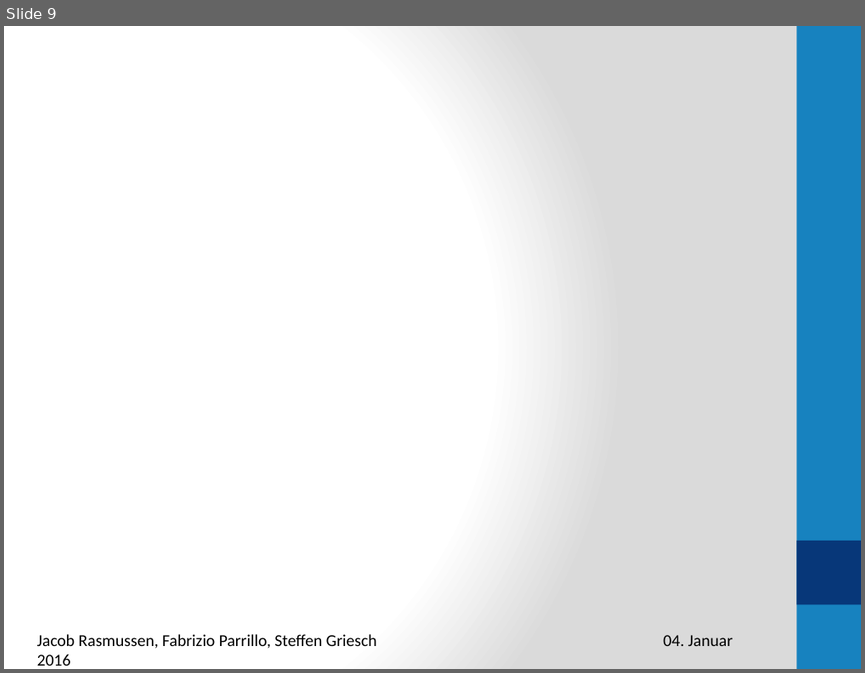
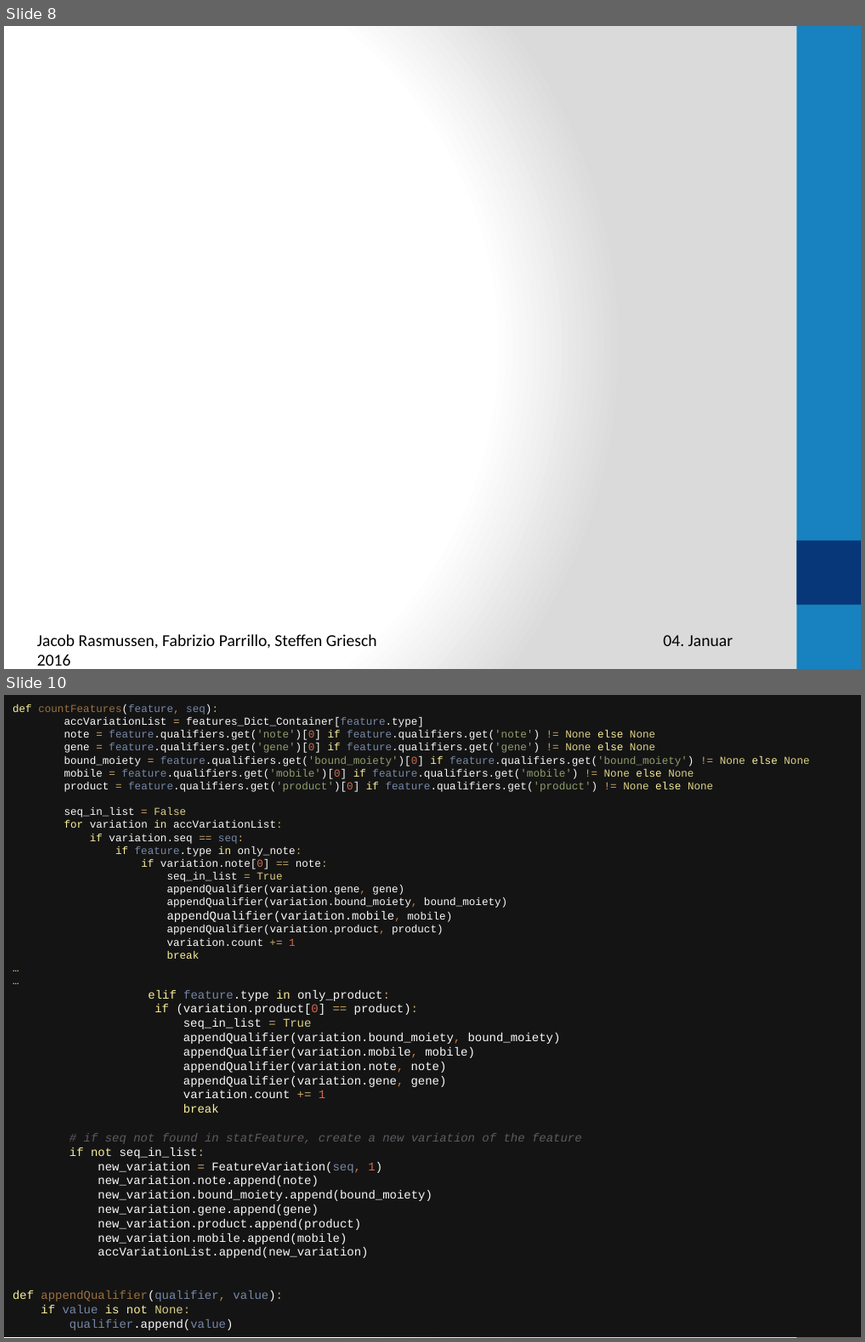
Before and after one commit to rasmussenj/PlasmidSequences, a slide deck: Präsentation1.pptx. Shown one above the other, each under a label of ours: slide 9 before the commit, slides 8 and 10 after it; the slides between them are not shown. The pictures are 865x673 and 865x1342 pixels, drawn with LibreOffice and Linux fonts; fonts in the diff are those of the drawing. Boxes give left, top, right and bottom in pixels: in the first picture for what was removed or moved away, otherwise in the second. Text is boxed around its words. In the diff, an @@ line names an element or a change of style, - is before the commit and + after.

```diff
--- a/Präsentation1.pptx
+++ b/Präsentation1.pptx
@@ slide 10 added at (4,695,861,1338), background gradient #FFFFFF to #DADADA; not listed: 2 template elements that a slide beside it also shows @@
@@ rectangle added at (4,695,861,1337), fill #141414, 9 pt, text #F8F8F8 @@
+def countFeatures(feature, seq):
+accVariationList = features_Dict_Container[feature.type]
+note = feature.qualifiers.get('note')[0] if feature.qualifiers.get('note') != None else None
+gene = feature.qualifiers.get('gene')[0] if feature.qualifiers.get('gene') != None else None
+bound_moiety = feature.qualifiers.get('bound_moiety')[0] if feature.qualifiers.get('bound_moiety') != None else None
+mobile = feature.qualifiers.get('mobile')[0] if feature.qualifiers.get('mobile') != None else None
+product = feature.qualifiers.get('product')[0] if feature.qualifiers.get('product') != None else None
+seq_in_list = False
+for variation in accVariationList:
+if variation.seq == seq:
+if feature.type in only_note:
+if variation.note[0] == note:
+seq_in_list = True
+appendQualifier(variation.gene, gene)
+appendQualifier(variation.bound_moiety, bound_moiety)
+appendQualifier(variation.mobile, mobile)
+appendQualifier(variation.product, product)
+variation.count += 1
+break
+…
+…
+elif feature.type in only_product:
+if (variation.product[0] == product):
+seq_in_list = True
+appendQualifier(variation.bound_moiety, bound_moiety)
+appendQualifier(variation.mobile, mobile)
+appendQualifier(variation.note, note)
+appendQualifier(variation.gene, gene)
+variation.count += 1
+break
+# if seq not found in statFeature, create a new variation of the feature
+if not seq_in_list:
+new_variation = FeatureVariation(seq, 1)
+new_variation.note.append(note)
+new_variation.bound_moiety.append(bound_moiety)
+new_variation.gene.append(gene)
+new_variation.product.append(product)
+new_variation.mobile.append(mobile)
+accVariationList.append(new_variation)
+def appendQualifier(qualifier, value):
+if value is not None:
+qualifier.append(value)
@@ what was slide 9 is now slide 8 @@
```
Also in this commit, not shown: 2 slides changed, 5 other files.
